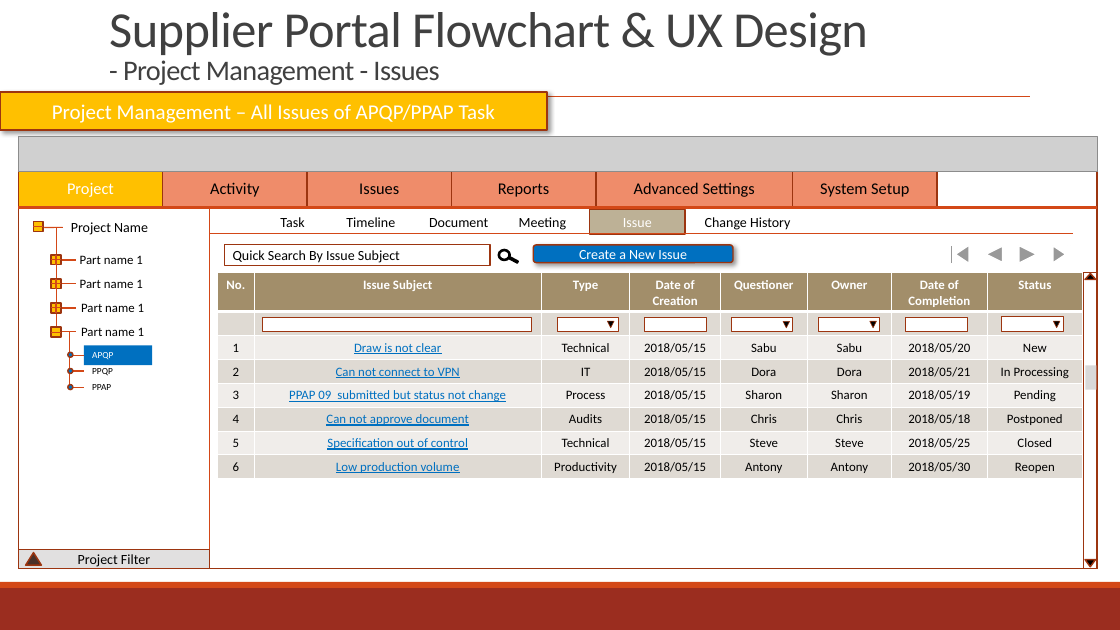
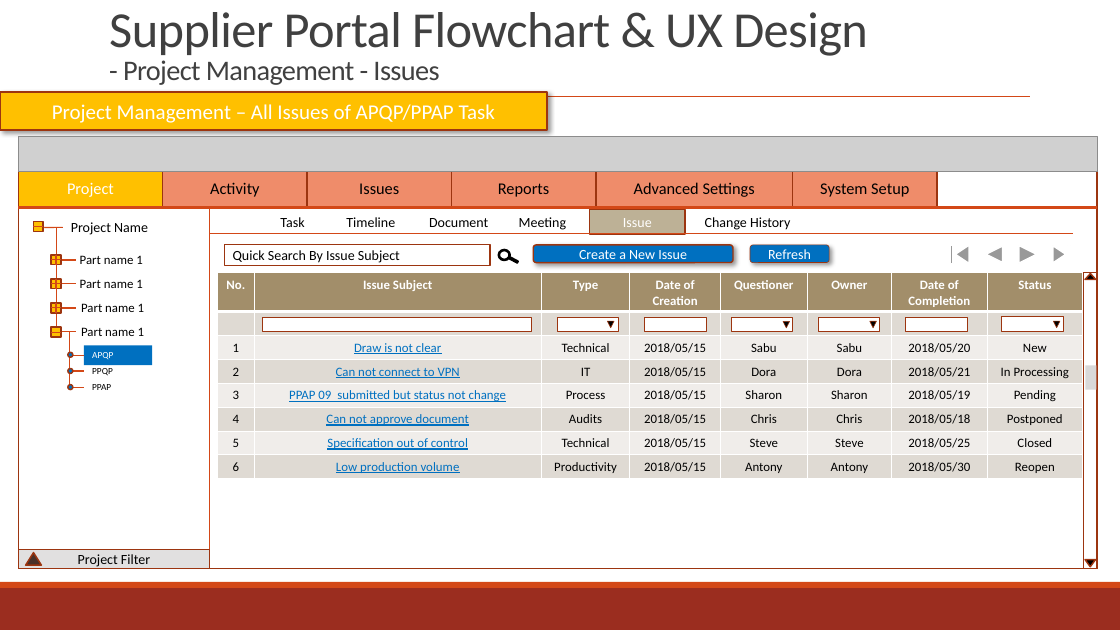
Before and after one commit to zyw9963/YFVE-supplier-portal, a slide deck: slide 155 of projects/YanFeng/02 System Design/User Stories/Flowcharts/Supplier FlowCharts & UX.pptx. Drawn at 1120x630 pixels with LibreOffice and Linux fonts; fonts in the diff are those of the drawing; grey boxes stand for pictures. Boxes give left, top, right and bottom in pixels: in the first picture for what was removed or moved away, otherwise in the second. Text is boxed around its words. In the diff, an @@ line names an element or a change of style, - is before the commit and + after.

```diff
--- a/projects/YanFeng/02 System Design/User Stories/Flowcharts/Supplier FlowCharts & UX.pptx
+++ b/projects/YanFeng/02 System Design/User Stories/Flowcharts/Supplier FlowCharts & UX.pptx
@@ rounded rectangle added at [750, 245, 829, 263], fill #0070C0, outline #9C3511 0.5 pt, 12 pt, text #FFFFFF @@
+Refresh
```
Also in this commit, not shown: 3 other slides changed, 2 slides added, 1 other file.
